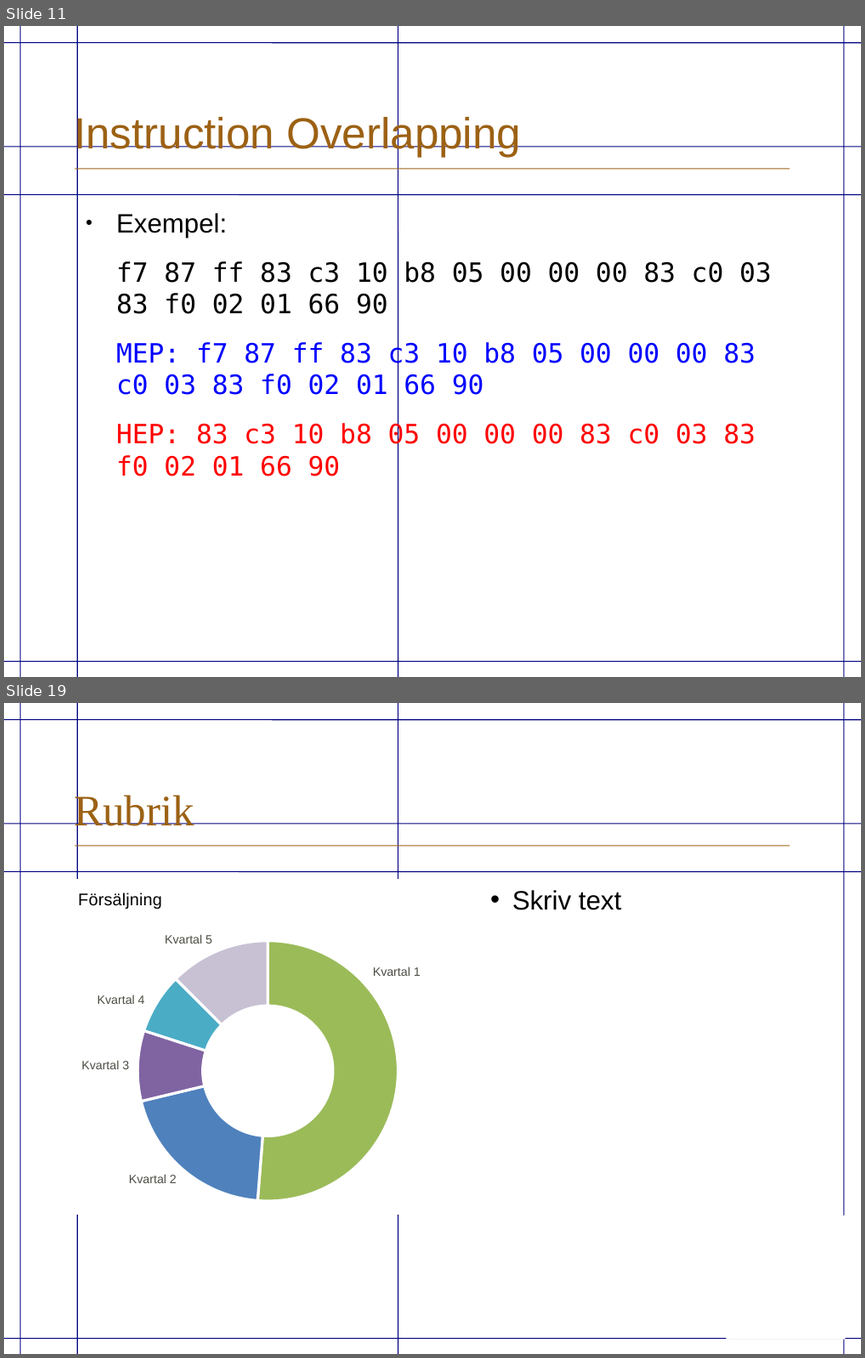
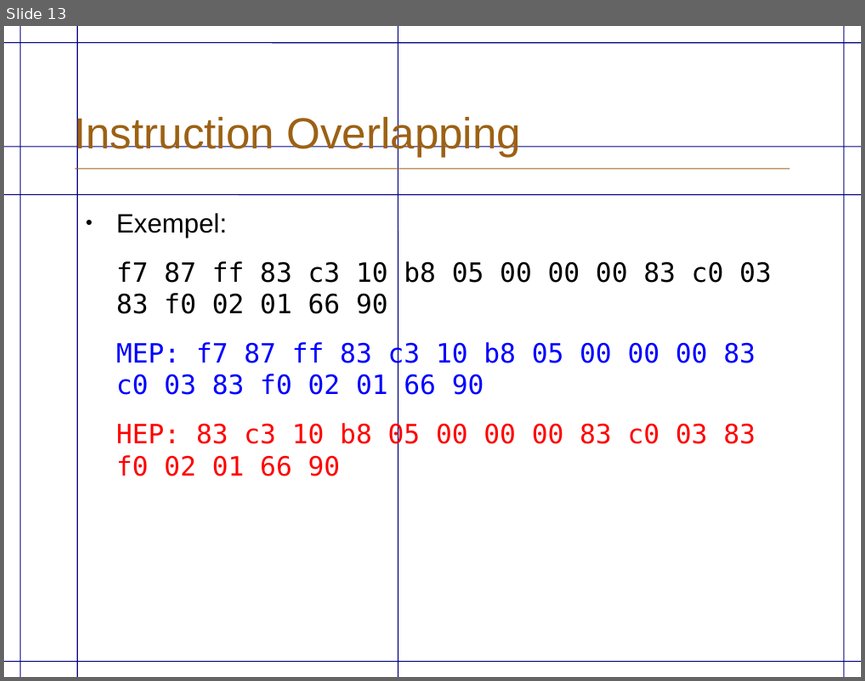
Before and after one commit to eriknylander/exjobb, a slide deck: Presentation/ExjobbPresentation.odp. Shown one above the other, each under a label of ours: slides 11 and 19 before the commit, slide 13 after it; the slides between them are not shown. The pictures are 865x1358 and 865x681 pixels, drawn with LibreOffice and Linux fonts; fonts in the diff are those of the drawing; background and template pictures are left out. Boxes give left, top, right and bottom in pixels: in the first picture for what was removed or moved away, otherwise in the second. Text is boxed around its words. In the diff, an @@ line names an element or a change of style, - is before the commit and + after.

```diff
--- a/Presentation/ExjobbPresentation.odp
+++ b/Presentation/ExjobbPresentation.odp
@@ slide 19 removed at bbox=[4, 703, 861, 1354], background #FFFFFF; not listed: 9 template elements that a slide beside it also shows @@
@@ title removed at bbox=[74, 791, 194, 834] @@
-Rubrik
@@ doughnut chart removed at bbox=[64, 879, 491, 1215] @@
-title "Försäljning"
-categories: 1, 2, 3, 4, 5
-Series 1: 51, 20, 9, 8, 13
@@ text removed at bbox=[512, 890, 621, 910] @@
-• Skriv text
@@ text removed at bbox=[165, 934, 212, 944] @@
-Kvartal 5
@@ text removed at bbox=[373, 967, 420, 976] @@
-Kvartal 1
@@ text removed at bbox=[98, 995, 145, 1004] @@
-Kvartal 4
@@ text removed at bbox=[81, 1060, 129, 1069] @@
-Kvartal 3
@@ text removed at bbox=[129, 1174, 177, 1183] @@
-Kvartal 2
@@ rectangle removed at bbox=[726, 1216, 846, 1340] @@
@@ what was slide 11 is now slide 13 @@
```
Also in this commit, not shown: 5 slides changed, 12 slides added, 7 other slides removed, 1 other file.
